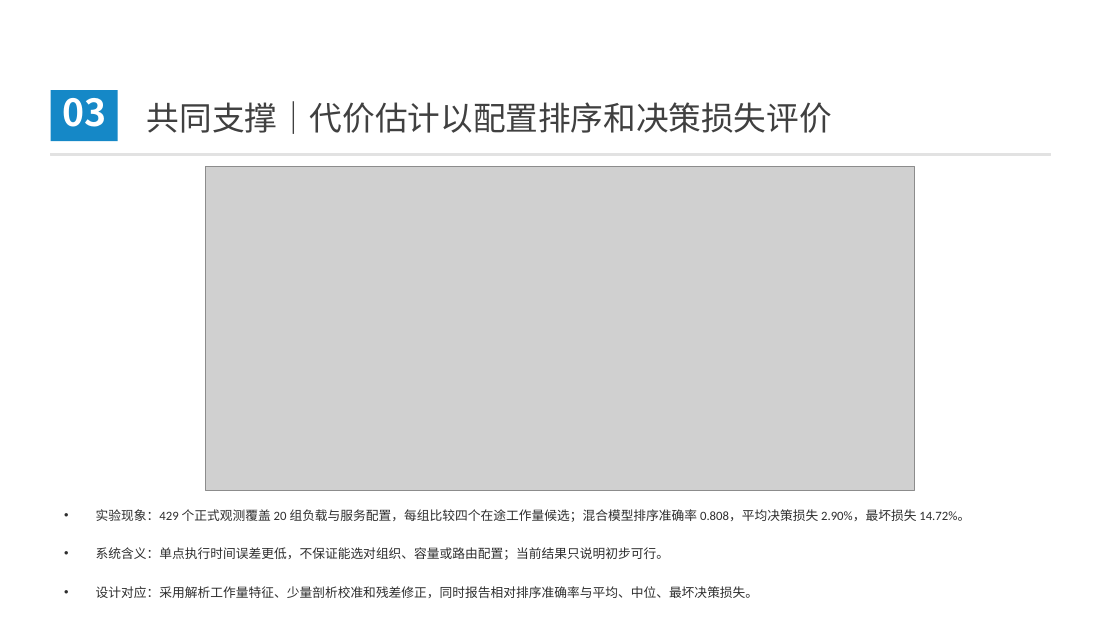
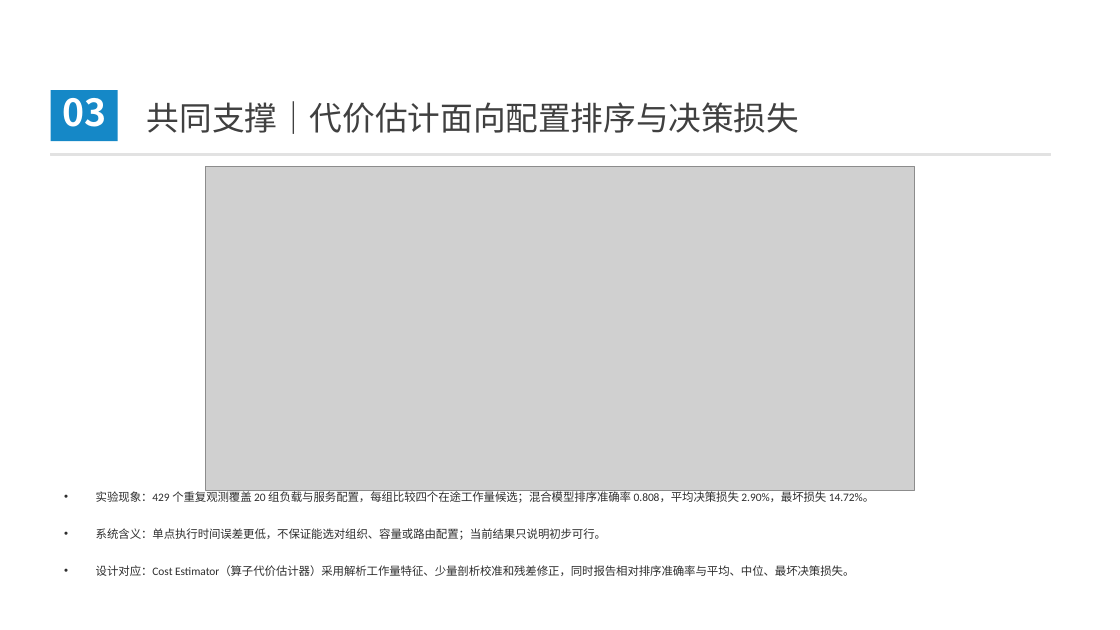
Before and after one commit to 3444374/ai-operator-execution-optimization, a slide deck: slide 19 of opening/slides/opening_defense_20260812_v9.pptx (slide 22 before the commit). Drawn at 1120x630 pixels with LibreOffice and Linux fonts; fonts in the diff are those of the drawing; grey boxes stand for pictures; background and template pictures are left out. Boxes give left, top, right and bottom in pixels: in the first picture for what was removed or moved away, otherwise in the second. Text is boxed around its words. In the diff, an @@ line names an element or a change of style, - is before the commit and + after.

```diff
--- a/opening/slides/opening_defense_20260812_v9.pptx
+++ b/opening/slides/opening_defense_20260812_v9.pptx
@@ text at (147,101,799,134): text changed @@
-共同支撑｜代价估计以配置排序和决策损失评价
+共同支撑｜代价估计面向配置排序与决策损失
@@ text "实验现象：429 个重复观测覆盖 20 组负载与服务配置，每组比较四个在途工作量候选；混合模型排序准确率 0.808，平 ...": place and size @@
-text "实验现象：429 个重复观测覆盖 20 组负载与服务配置，每组比较四个在途工作量候选；混合模型排序准确率 0.808，平 ..." at (96,509,970,598)
+text "实验现象：429 个重复观测覆盖 20 组负载与服务配置，每组比较四个在途工作量候选；混合模型排序准确率 0.808，平 ..." at (96,489,874,576)
@@ text at (96,489,874,503): text changed; size 10.9 to 9.8 pt @@
-• 实验现象：429 个正式观测覆盖 20 组负载与服务配置，每组比较四个在途工作量候选；混合模型排序准确率 0.808，平均决策损失 2.90%，最坏损失 14.72%。
+• 实验现象：429 个重复观测覆盖 20 组负载与服务配置，每组比较四个在途工作量候选；混合模型排序准确率 0.808，平均决策损失 2.90%，最坏损失 14.72%。
@@ text at (96,528,606,540): size 10.9 to 9.8 pt in "系统含义：单点执行时间误差更低，不保证能选对组织、容量或路由配置；当前结果只说明初步可行。" @@
@@ text at (96,565,854,576): text changed; size 10.9 to 9.8 pt @@
-• 设计对应：采用解析工作量特征、少量剖析校准和残差修正，同时报告相对排序准确率与平均、中位、最坏决策损失。
+• 设计对应：Cost Estimator（算子代价估计器）采用解析工作量特征、少量剖析校准和残差修正，同时报告相对排序准确率与平均、中位、最坏决策损失。
```
Also in this commit, not shown: 21 other slides changed, 1 slide added, 6 slides removed, 7 other files.
